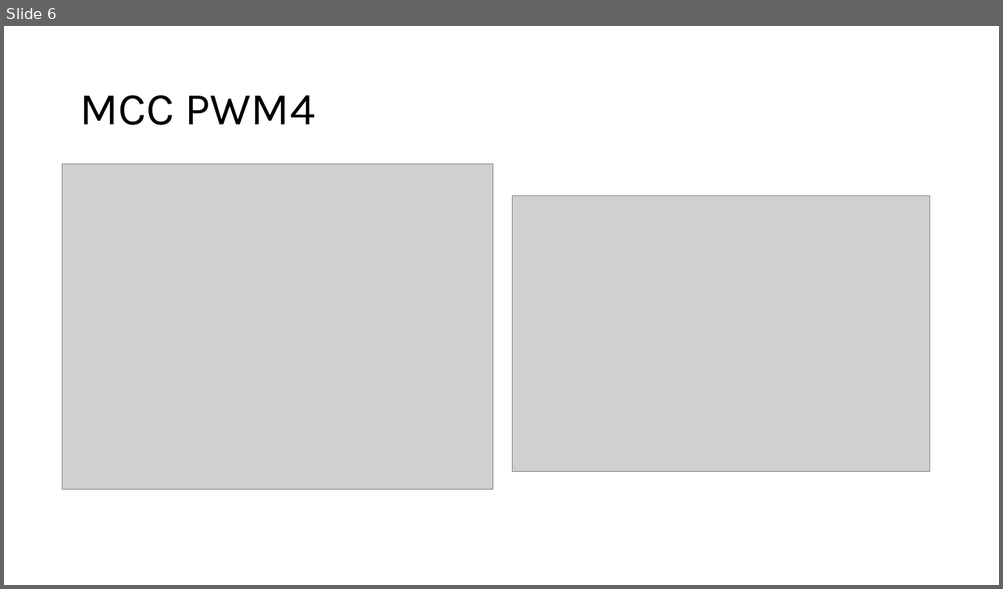
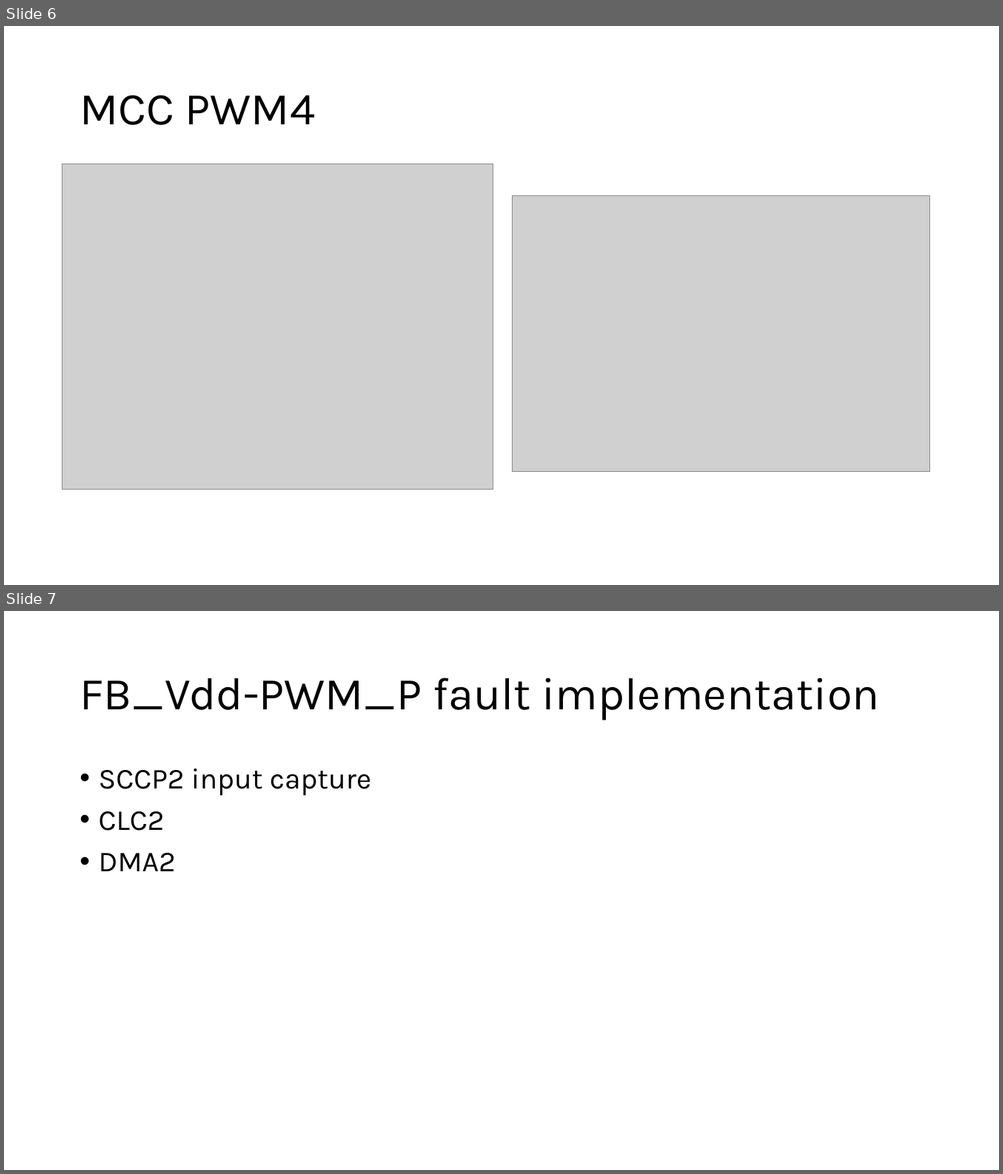
Before and after one commit to microchip-pic-avr-examples/dspic33ck-power-dcdc-dual-active-bridge-development-platform, a slide deck: dab_development.pptx. Shown one above the other, each under a label of ours: slide 6 before the commit, slides 6 and 7 after it. The pictures are 1003x589 and 1003x1174 pixels, drawn with LibreOffice and Linux fonts; fonts in the diff are those of the drawing; grey boxes stand for pictures. Boxes give left, top, right and bottom in pixels: in the first picture for what was removed or moved away, otherwise in the second. Text is boxed around its words. In the diff, an @@ line names an element or a change of style, - is before the commit and + after.

Commit message:
added vinVoltage PWM capture

```diff
--- a/dab_development.pptx
+++ b/dab_development.pptx
@@ slide 7 added at (4, 611, 999, 1170), background #FFFFFF @@
@@ title added at (79, 678, 879, 721), 44 pt, text #000000 @@
+FB_Vdd-PWM_P fault implementation
@@ text added at (99, 769, 371, 871), 28 pt, text #000000 @@
+• SCCP2 input capture
+• CLC2
+• DMA2
```
Also in this commit, not shown: 9 other files.
